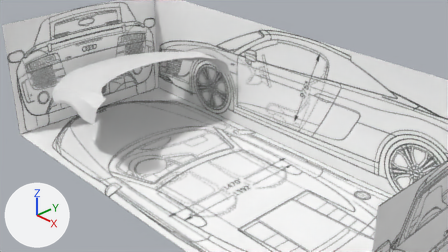
The Blender file Audi R8/model/Audi R8.blend as it was, and as the next commit left it.
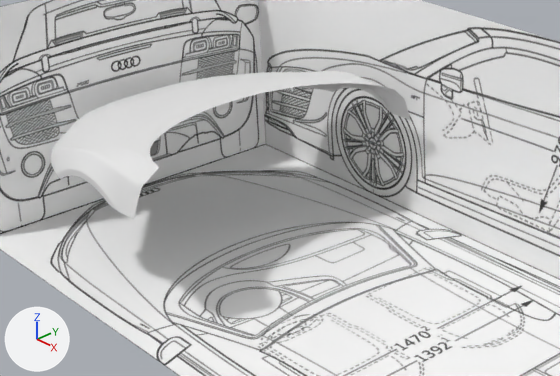
Each version appears first from the file's camera 'Camera', and next in a close-up on the part from 6% to 68% of the width and 6% to 80% of the height. Lighting does not change. The marker at lower left points along +X, +Y and +Z.

Before the edit, the objects in view are built like this:
```python
me_cube = bpy.data.meshes.new('Cube')
me_cube.from_pydata(...)  # 8 vertices, 4 faces; spans x -1.0..1.0, y -1.0..1.0, z -1.0..1.0
# faces by material slot: [1, 1, 1, 1]
me_cube.materials.append(mat_side)  # picture img_side_png
me_cube.materials.append(mat_top)  # picture img_top_png
me_cube.materials.append(mat_back)  # picture img_back_png
me_cube.materials.append(mat_front)  # picture img_front_png
me_plane_001 = bpy.data.meshes.new('Plane.001')
me_plane_001.from_pydata(...)  # 142 vertices, 117 faces; spans x -13.0..19.0, y -12.2..8.1, z -4.2..2.4
me_plane_004 = bpy.data.meshes.new('Plane.004')
me_plane_004.from_pydata(...)  # 19 vertices, 0 faces, 17 loose edges; spans x -12.6..18.5, y -12.1..8.1, z -4.2..-2.3
# before: 6 (18.5, -11.9, -2.9), 7 (17.8, -12.0, -2.9), 11 (16.3, -12.1, -2.9), 13 (15.4, -12.1, -3.0), 17 (14.1, -12.1, -2.9)
ob_cube = bpy.data.objects.new('Cube', me_cube)
ob_cube.location = (0.0, 0.0, 0.0)
ob_cube.rotation_euler = (0.0, 0.0, -1.571)  # degrees (0, 0, -90)
ob_cube.scale = (1.9, 4.43, 1.23)
ob_капот = bpy.data.objects.new('Капот', me_plane_001)
ob_капот.location = (-3.187, -0.696, 0.212)
ob_капот.scale = (0.0858, 0.0858, 0.0858)
_m = ob_капот.modifiers.new('Mirror', 'MIRROR')
_m.use_clip = True
_m.mirror_object = ob_cube
_m = ob_капот.modifiers.new('Subdivision', 'SUBSURF')
_m.levels = 5
ob_морда_и_подкрыльники = bpy.data.objects.new('Морда и подкрыльники', me_plane_004)
ob_морда_и_подкрыльники.location = (-3.187, -0.696, 0.212)
ob_морда_и_подкрыльники.scale = (0.0858, 0.0858, 0.0858)
_m = ob_морда_и_подкрыльники.modifiers.new('Mirror', 'MIRROR')
_m.use_clip = True
_m.mirror_object = ob_cube
_m = ob_морда_и_подкрыльники.modifiers.new('Subdivision', 'SUBSURF')
_m.levels = 5
```
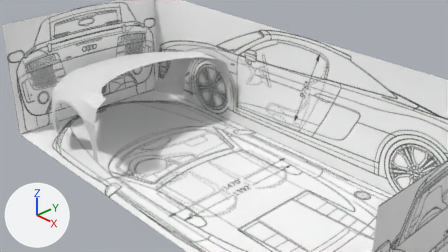
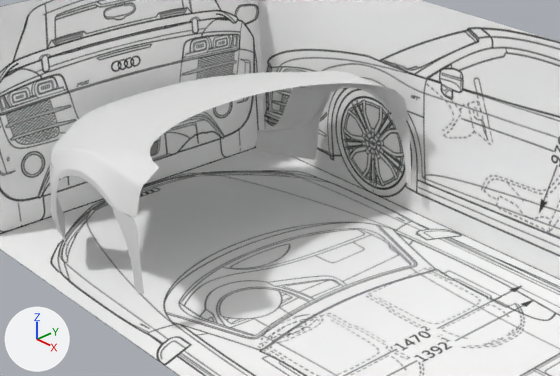
Pixel boxes (x1, y1, x2, y2) of what changed, in the close-ups (560 x 376 px):
'Морда и подкрыльники', now drawn
    after: (50, 87, 412, 294)
part 1 of me_plane_004, built on
    after: (113, 114, 412, 294)
part 2 of me_plane_004, built on
    after: (50, 87, 331, 245)

Edits to the bpy script that builds the scene:
```text
Change me_plane_004:
    used by ob_морда_и_подкрыльники; location = (-3.187, -0.696, 0.212); scale = (0.0858, 0.0858, 0.0858)
    verts and faces of me_plane_004; kept vertices keep their numbers, new ones are numbered from 19
    remove me_plane_004.from_pydata(...)  # 19 vertices, 0 faces, 17 loose edges; spans x -12.6..18.5, y -12.1..8.1, z -4.2..-2.3
    add me_plane_004.from_pydata(...)  # 79 vertices, 45 faces, 10 loose edges; spans x -12.6..18.8, y -12.1..8.1, z -13.6..-2.3
    me_plane_004 part 1
    add delete_vertices([6, 7, 11, 13])  # with the faces that use them
    add verts[19] = (16.8, -12.1, -6.7)
    add verts[20] = (17.2, -12.1, -8.7)
    add verts[21] = (17.4, -12.1, -11.2)
    add verts[22] = (17.4, -12.1, -11.8)
    add for new, old in zip([*range(23, 27)], [*range(19, 23)]): verts[new] = verts[old] + (1.0, 0.1, 0.0)
    add for new, old in zip([27, 28, 29], [24, 25, 26]): verts[new] = verts[old] + (0.4, 0.1, 0.0)
    add verts[36] = (18.5, -11.6, -2.9)
    add verts[37] = (18.5, -11.8, -6.7)
    add verts[38] = (18.5, -11.7, -4.7)
    add verts[39] = (15.4, -12.0, -3.0)
    add verts[42] = (17.0, -12.1, -4.8)
    add verts[43] = (15.8, -12.1, -4.8)
    add faces += [(23, 37, 38, 42), (17, 43, 42, 39), (19, 23, 42, 43), (36, 39, 42, 38), (23, 24, 27, 37), (19, 20, 24, 23)]
    add faces += [(24, 25, 28, 27), (20, 21, 25, 24), (25, 26, 29, 28), (21, 22, 26, 25)]
    me_plane_004 part 2
    3 vertices are removed from x -2.1..2.3, y -12.0..-10.1, z -3.5..-3.2
    4 loose edges are deleted
    50 vertices are added at x -7.3..2.5, y -12.0..-6.6, z -13.6..-3.2
    1 loose edge is added
    35 new faces join them
```
